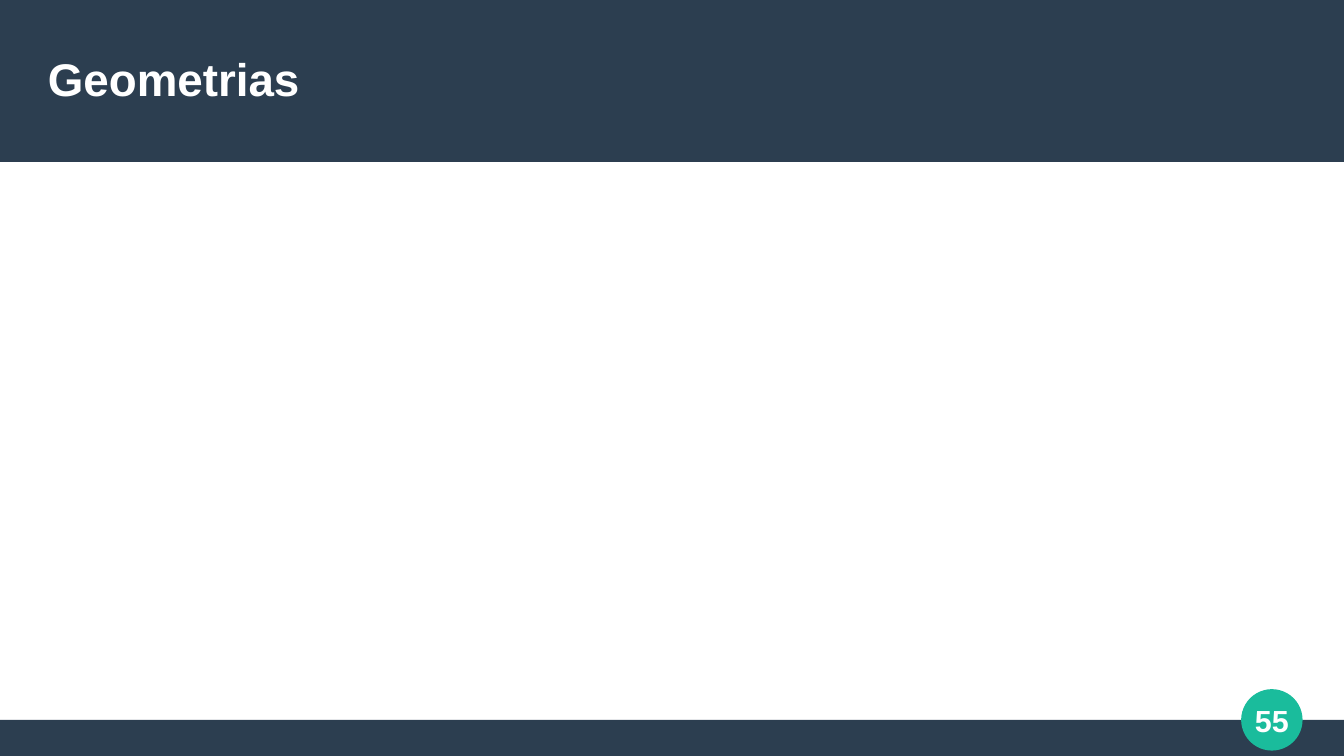
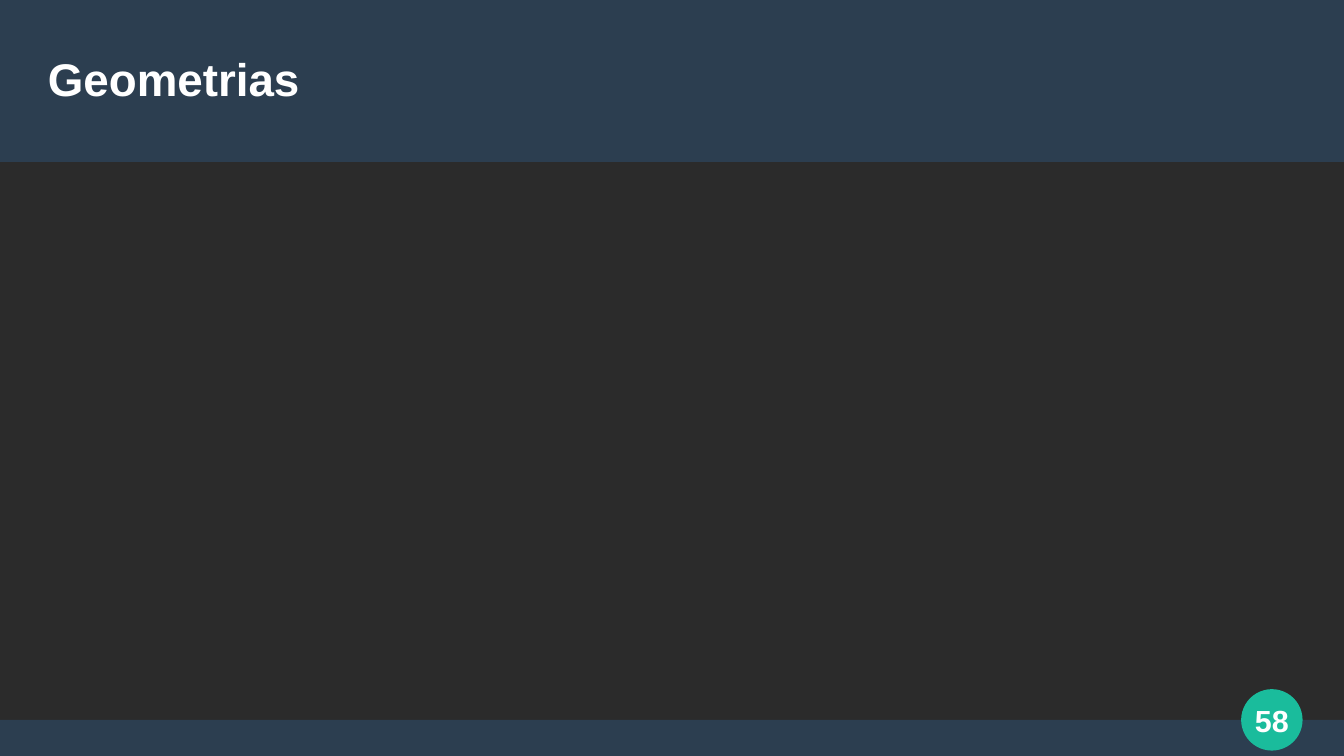
Before and after one commit to italoportinho/trabalho-egov-2024-1, a slide deck: slide 58 of trabalho-pratico/apresentacao_trabalho_pratico_EGOV_2024-1.pptx (slide 55 before the commit). Drawn at 1344x756 pixels with LibreOffice and Linux fonts; fonts in the diff are those of the drawing; background and template pictures are left out; a plain dark background stands for a picture behind light text. Boxes give left, top, right and bottom in pixels: in the first picture for what was removed or moved away, otherwise in the second. Text is boxed around its words. In the diff, an @@ line names an element or a change of style, - is before the commit and + after.

```diff
--- a/trabalho-pratico/apresentacao_trabalho_pratico_EGOV_2024-1.pptx
+++ b/trabalho-pratico/apresentacao_trabalho_pratico_EGOV_2024-1.pptx
@@ background #FFFFFF to picture (left out) @@
@@ page number at [1255,710,1289,733]: text changed @@
-55
+58
```
Also in this commit, not shown: 1 other slide changed, 11 slides added, 8 other files.
